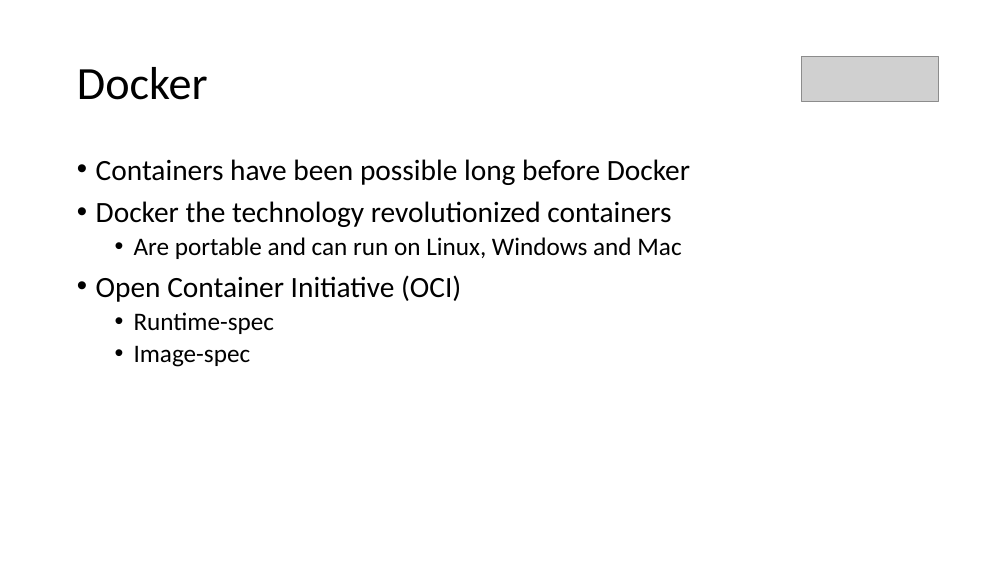
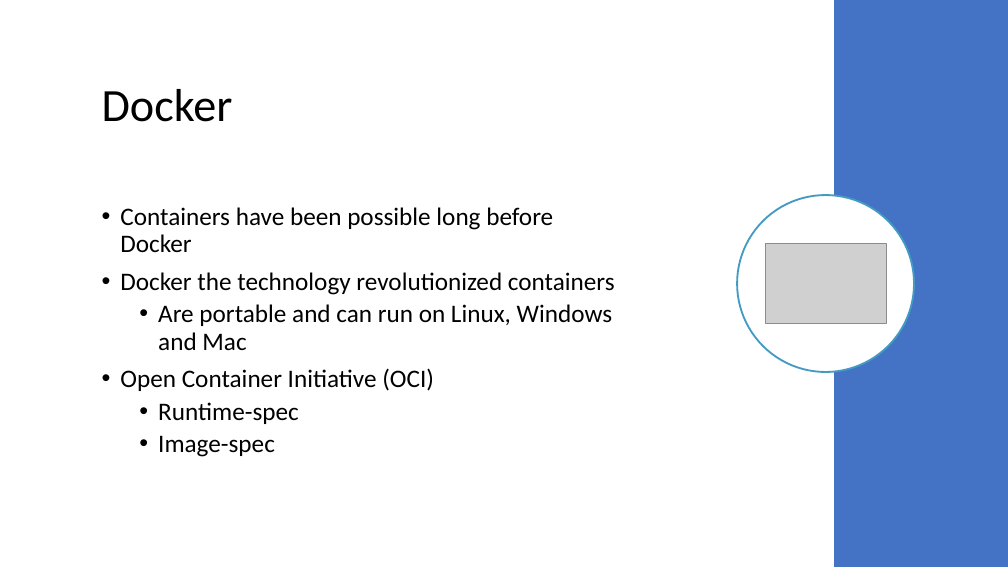
Before and after one commit to JasonHaley/GettingStartedWithAKS, a slide deck: slide 6 of presentations/Getting Started with AKS.pptx. Drawn at 1008x567 pixels with LibreOffice and Linux fonts; fonts in the diff are those of the drawing; grey boxes stand for pictures. Boxes give left, top, right and bottom in pixels: in the first picture for what was removed or moved away, otherwise in the second. Text is boxed around its words. In the diff, an @@ line names an element or a change of style, - is before the commit and + after.

```diff
--- a/presentations/Getting Started with AKS.pptx
+++ b/presentations/Getting Started with AKS.pptx
@@ rectangle added at <box>834,0,1008,567</box>, fill #4472C4 @@
@@ title "Docker": place and size @@
-title "Docker" at <box>77,67,208,100</box>
+title "Docker" at <box>102,89,233,122</box>
@@ picture removed at <box>802,56,938,101</box> @@
@@ text "Containers have been possible long ...": place and size @@
-text "Containers have been possible long ..." at <box>96,159,690,367</box>
+text "Containers have been possible long ..." at <box>120,207,615,457</box>
@@ text "Containers have been possible long ..." at <box>120,207,615,457</box>: vertical alignment top to middle @@
@@ text at <box>120,207,615,391</box>: size 28 to 24 pt in "Containers have been possible long before Docker", "Docker the technology revolutionized containers", "Open Container Initiative (OCI)" @@
@@ ellipse added at <box>737,195,914,372</box>, fill #FFFFFF, outline #439BC3 1.75 pt @@
@@ picture added at <box>765,243,886,324</box> @@
```
Also in this commit, not shown: 41 other slides changed.
